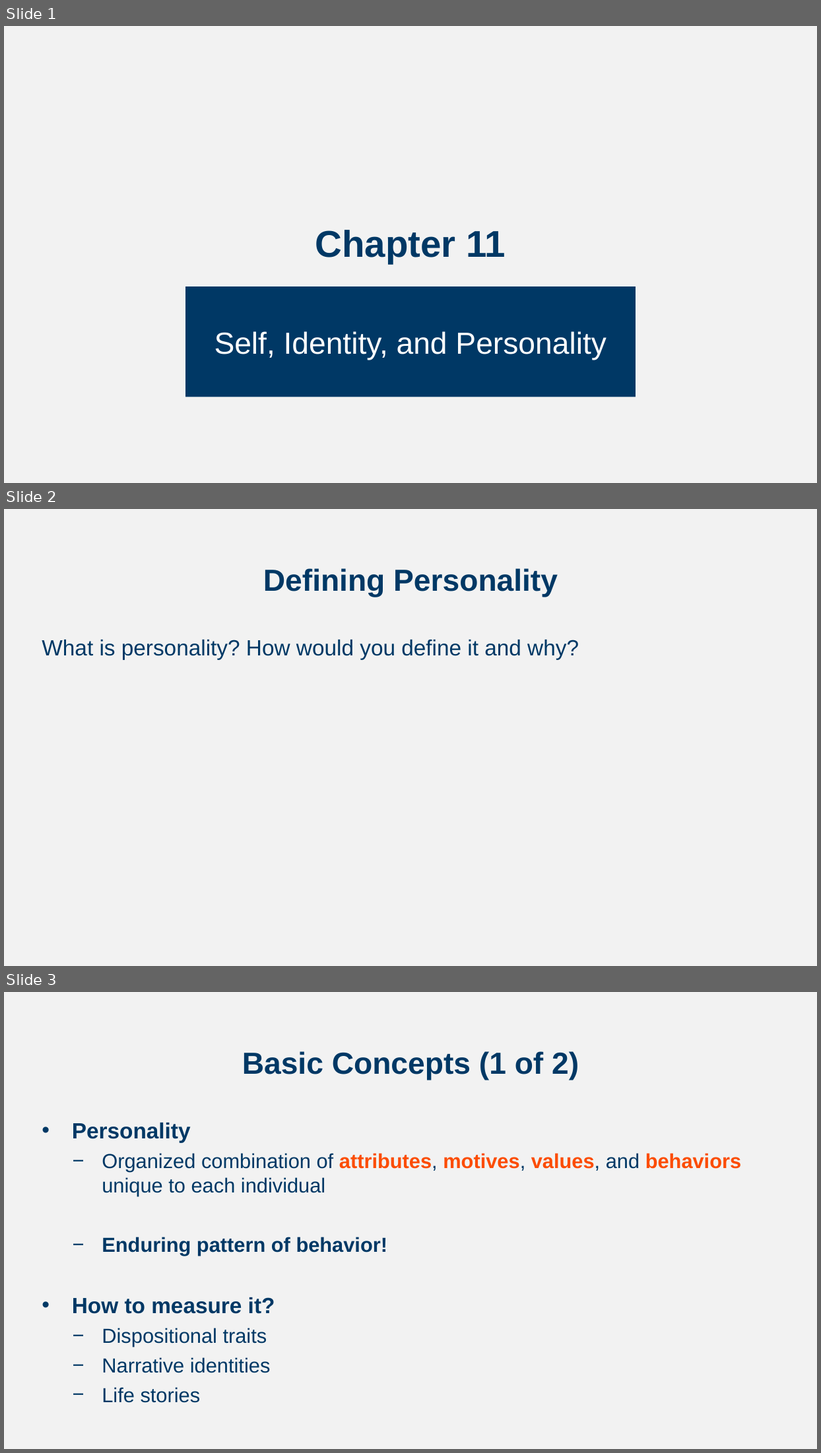
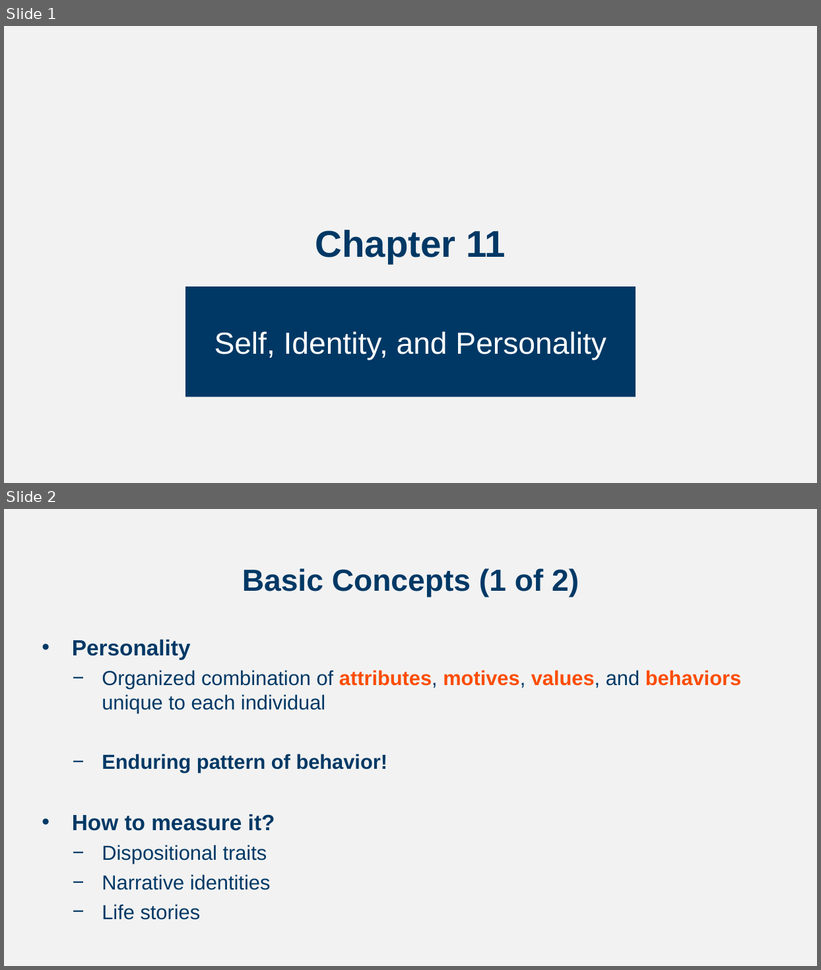
Before and after one commit to npm27/Teaching-Materials, a slide deck: Developmental Fall 23/Slides/Chapter 11.pptx. Shown one above the other, each under a label of ours: slides 1, 2 and 3 before the commit, slides 1 and 2 after it. The pictures are 821x1453 and 821x970 pixels, drawn with LibreOffice and Linux fonts; fonts in the diff are those of the drawing. Boxes give left, top, right and bottom in pixels: in the first picture for what was removed or moved away, otherwise in the second. Text is boxed around its words. In the diff, an @@ line names an element or a change of style, - is before the commit and + after.

```diff
--- a/Developmental Fall 23/Slides/Chapter 11.pptx
+++ b/Developmental Fall 23/Slides/Chapter 11.pptx
@@ slide 2 removed at [4,509,817,966], background #F2F2F2 @@
@@ title removed at [263,568,558,597] @@
-Defining Personality
@@ text removed at [42,639,579,659] @@
-What is personality? How would you define it and why?
@@ what was slide 3 is now slide 2 @@
```
Also in this commit, not shown: 2 slides changed, 1 other file.
